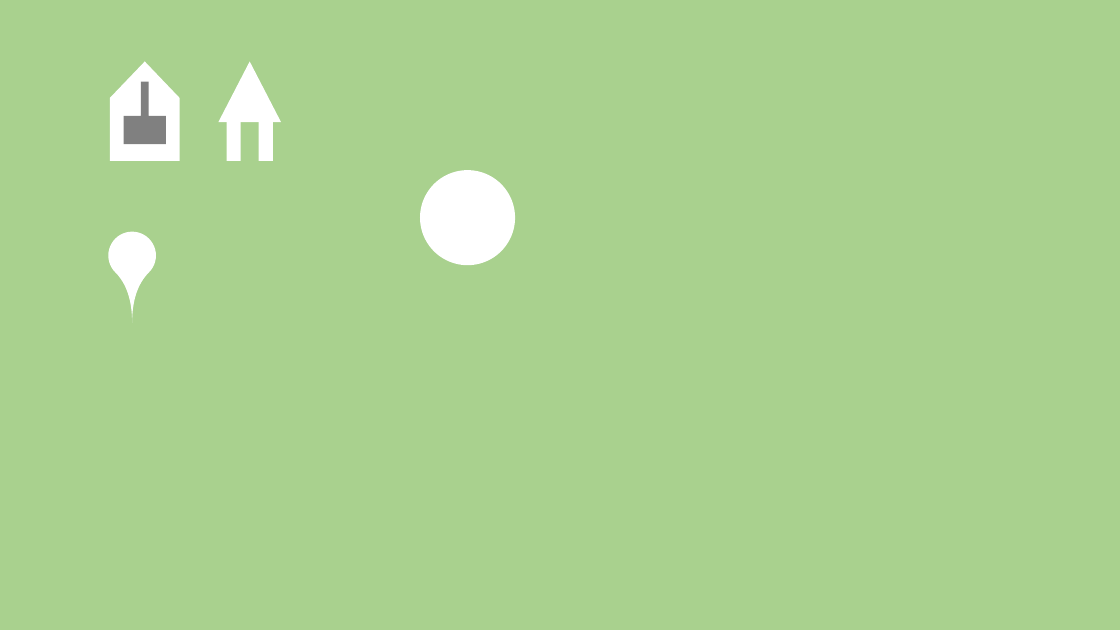
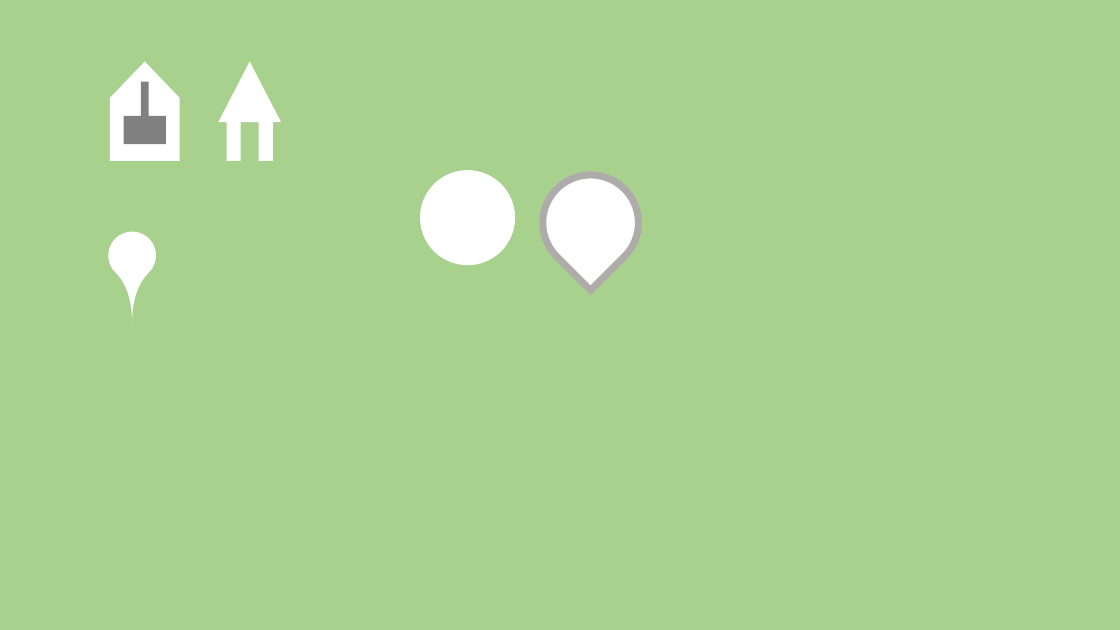
Before and after one commit to Hamster5295/HSplatoon, a slide deck: slide 1 of Texture/Texture.pptx. Drawn at 1120x630 pixels with LibreOffice and Linux fonts; fonts in the diff are those of the drawing. Boxes give left, top, right and bottom in pixels: in the first picture for what was removed or moved away, otherwise in the second. Text is boxed around its words. In the diff, an @@ line names an element or a change of style, - is before the commit and + after.

```diff
--- a/Texture/Texture.pptx
+++ b/Texture/Texture.pptx
@@ teardrop added at [523, 155, 658, 290], fill #FFFFFF, outline #AFABAB 6 pt @@
```
Also in this commit, not shown: 1 slide added, 1 slide removed, 14 other files.
